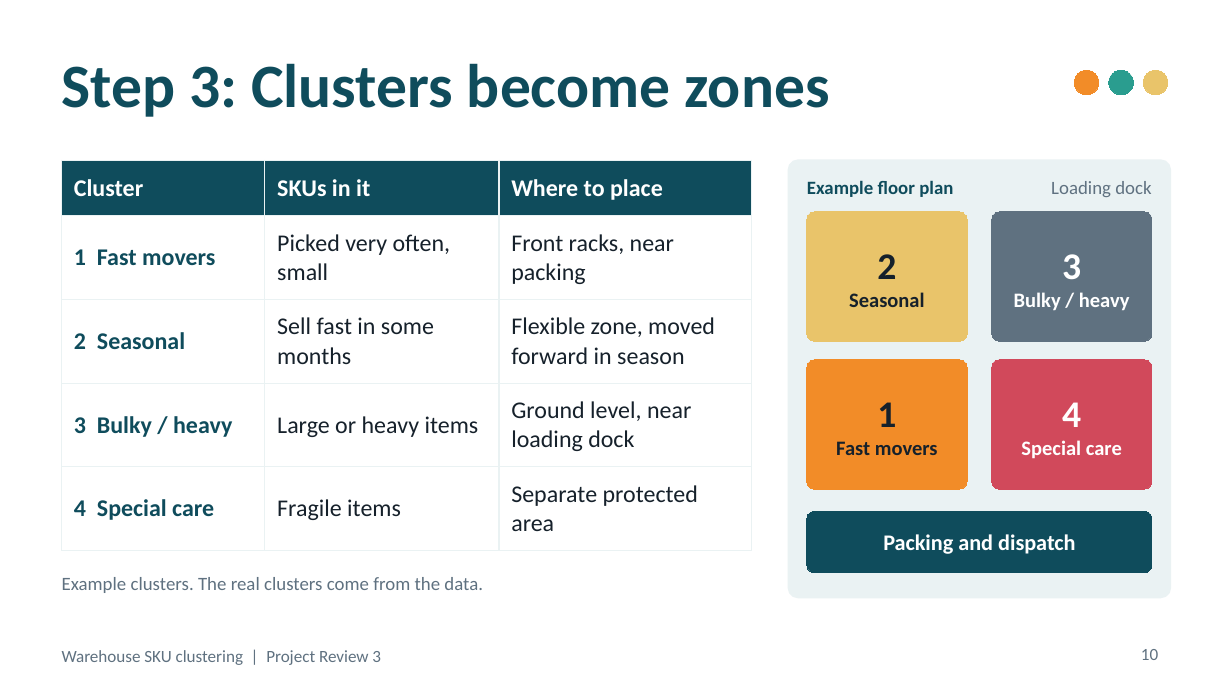
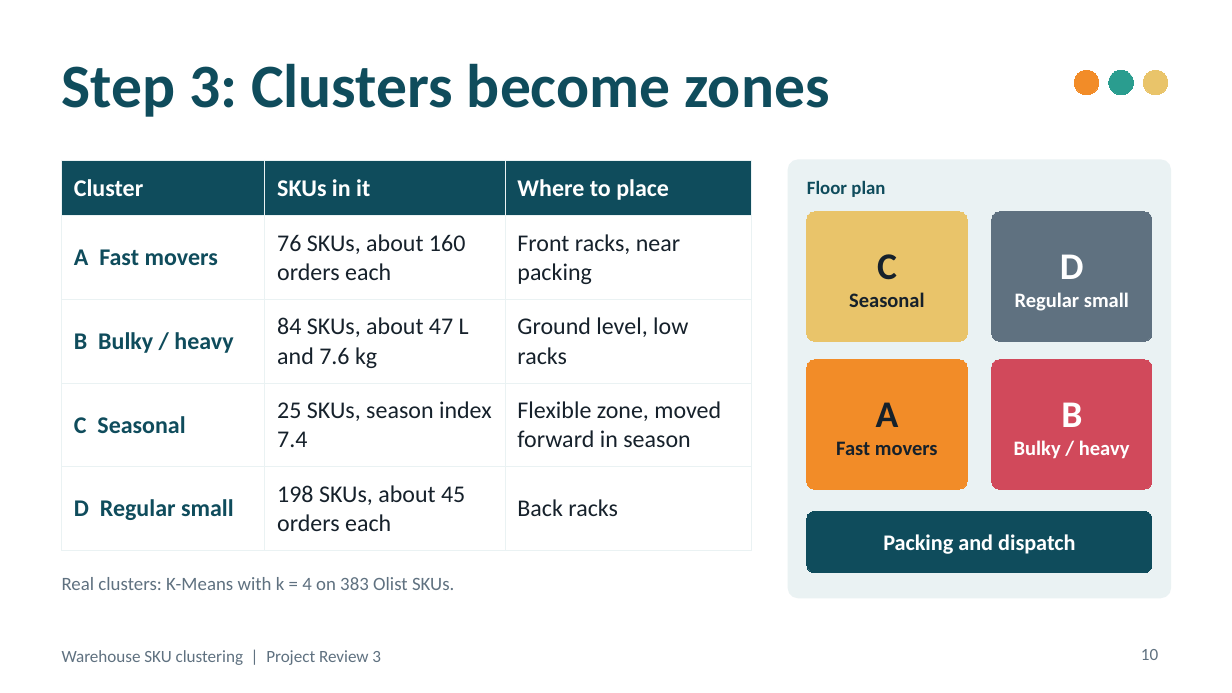
Before and after one commit to ZANYANBU/warehouse-sku-kmeans, a slide deck: slide 10 of slides/kmeans-sku-clustering.pptx. Drawn at 1232x693 pixels with LibreOffice and Linux fonts; fonts in the diff are those of the drawing. Boxes give left, top, right and bottom in pixels: in the first picture for what was removed or moved away, otherwise in the second. Text is boxed around its words. In the diff, an @@ line names an element or a change of style, - is before the commit and + after.

Commit message:
Tested on real data: Olist's public orders, a Colab notebook, and the results in the slides and on the page
The notebook reads the Brazilian E-Commerce Public Dataset by Olist straight
from GitHub (99,441 orders, 2016 to 2018), builds four numbers for the 383
products ordered at least 30 times (orders, season index, volume, weight),
scales them and runs K-Means. The elbow bends at k = 4 and the clusters read
as fast movers, bulky / heavy, seasonal and regular small items.

Slides 8 to 12 now show the real table, the real elbow curve and the real
clusters. The page has a Tested on real data section with a Colab button, the
dataset link and the cluster table; the interactive demo below it still uses
example data and says so. The walking figure stays a simple model.

The dataset has no handling field, so weight stands in for handling needs.

```diff
--- a/slides/kmeans-sku-clustering.pptx
+++ b/slides/kmeans-sku-clustering.pptx
@@ table at (x1=62, y1=160, x2=752, y2=535) @@
-row 2, column 1: 1 Fast movers
+row 2, column 1: A Fast movers
-row 2, column 2: Picked very often, small
+row 2, column 2: 76 SKUs, about 160 orders each
-row 3: 2 Seasonal | Sell fast in some months | Flexible zone, moved forward in season
+row 3: B Bulky / heavy | 84 SKUs, about 47 L and 7.6 kg | Ground level, low racks
-row 4: 3 Bulky / heavy | Large or heavy items | Ground level, near loading dock
+row 4: C Seasonal | 25 SKUs, season index 7.4 | Flexible zone, moved forward in season
-row 5: 4 Special care | Fragile items | Separate protected area
+row 5: D Regular small | 198 SKUs, about 45 orders each | Back racks
@@ text at (x1=807, y1=180, x2=885, y2=197): text changed @@
-Example floor plan
+Floor plan
@@ text removed at (x1=1051, y1=181, x2=1151, y2=197) @@
-Loading dock
@@ rounded rectangle added at (x1=992, y1=212, x2=1152, y2=341), fill #5F7180, outline #5F7180 0.75 pt, 12 pt, text #FFFFFF, bold @@
+D
+Regular small
@@ text in rounded rectangle at (x1=877, y1=254, x2=897, y2=280): text changed @@
-2
+C
@@ rounded rectangle "B" moved from (x1=992, y1=212, x2=1152, y2=341) to (x1=992, y1=360, x2=1152, y2=489) @@
@@ rounded rectangle "B" at (x1=992, y1=360, x2=1152, y2=489): fill #5F7180 to #D1495B; outline #5F7180 0.75 pt to #D1495B 0.75 pt @@
@@ rounded rectangle removed at (x1=992, y1=360, x2=1152, y2=489) @@
-4
-Special care
@@ text in rounded rectangle at (x1=876, y1=402, x2=899, y2=427): text changed @@
-1
+A
@@ text in rounded rectangle at (x1=1061, y1=402, x2=1082, y2=427): text changed @@
-3
+B
@@ text at (x1=62, y1=577, x2=454, y2=590): text changed @@
-Example clusters. The real clusters come from the data.
+Real clusters: K-Means with k = 4 on 383 Olist SKUs.
```
Also in this commit, not shown: 4 other slides changed, 7 other files.
